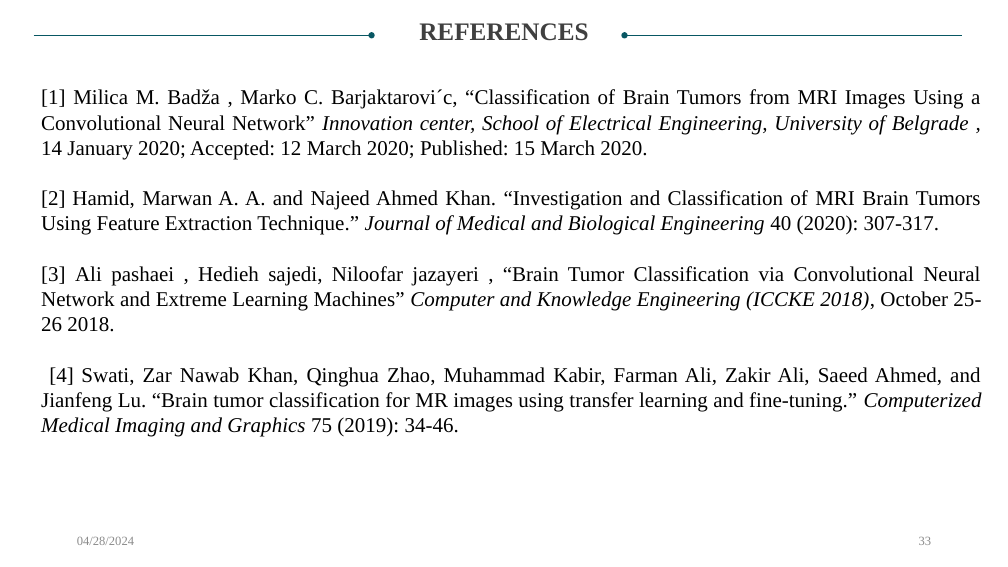
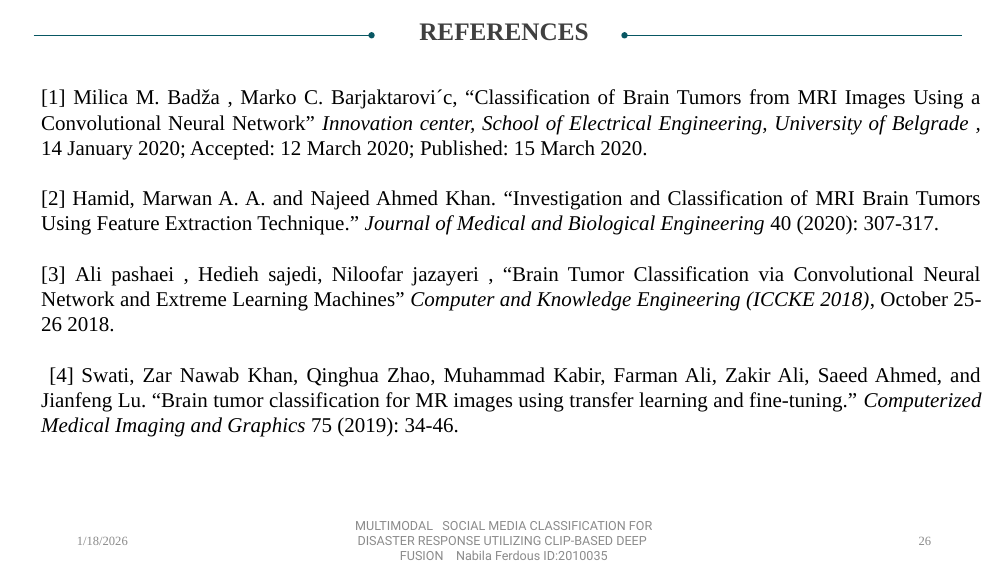
Before and after one commit to NabilaFerdousPrapty/LifeLine, a slide deck: slide 26 of proposal/2010035.pptx (slide 33 before the commit). Drawn at 1008x567 pixels with LibreOffice and Linux fonts; fonts in the diff are those of the drawing. Boxes give left, top, right and bottom in pixels: in the first picture for what was removed or moved away, otherwise in the second. Text is boxed around its words. In the diff, an @@ line names an element or a change of style, - is before the commit and + after.

```diff
--- a/proposal/2010035.pptx
+++ b/proposal/2010035.pptx
@@ text at (77, 537, 128, 545): text changed @@
-04/28/2024
+1/18/2026
@@ text added at (355, 521, 652, 560), 12 pt, text #8C8C8C @@
+MULTIMODAL SOCIAL MEDIA CLASSIFICATION FOR DISASTER RESPONSE UTILIZING CLIP-BASED DEEP FUSION Nabila Ferdous ID:2010035
@@ page number at (919, 537, 932, 545): text changed @@
-33
+26
```
Also in this commit, not shown: 22 other slides changed, 6 slides added, 13 slides removed.
